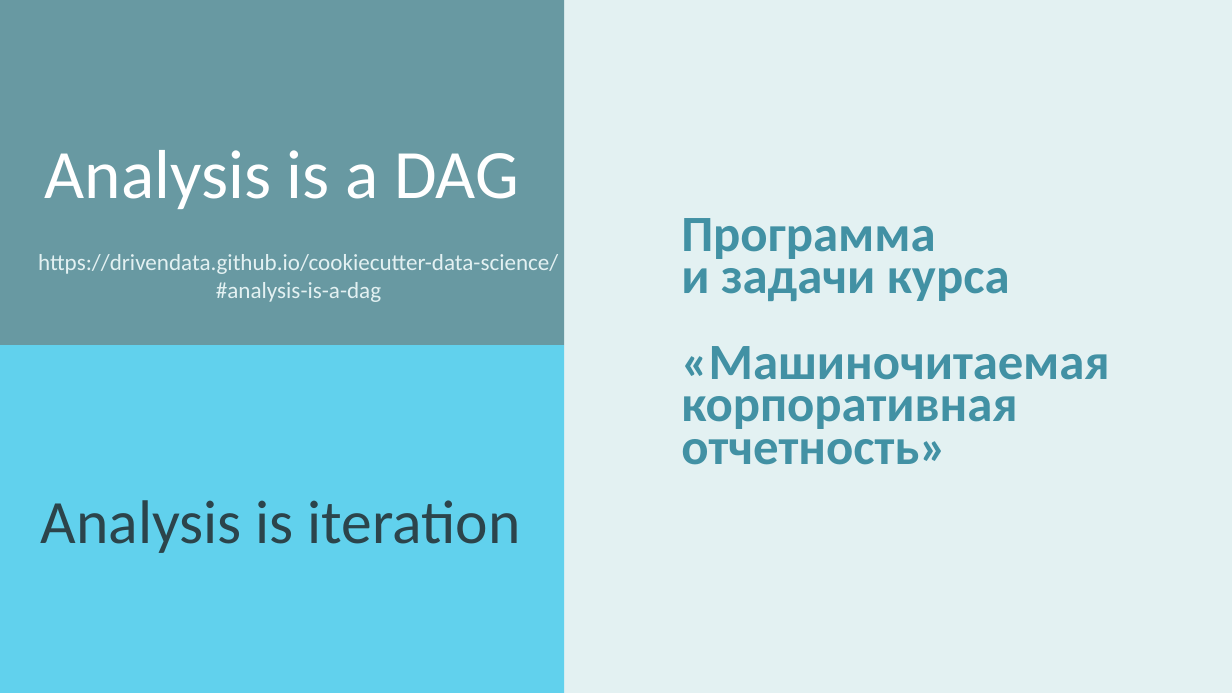
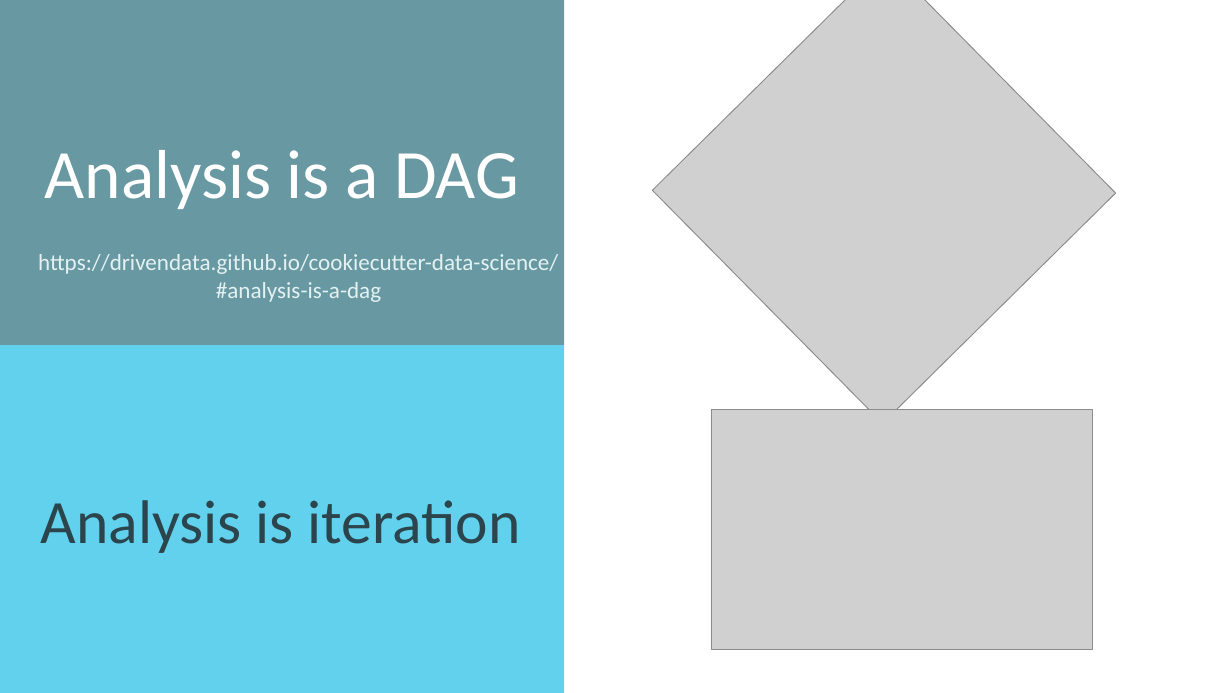
Before and after one commit to ru-corporate/teaching-2018, a slide deck: slide 12 of MRFS_course_outline.pptx (slide 1 before the commit). Drawn at 1232x693 pixels with LibreOffice and Linux fonts; fonts in the diff are those of the drawing; grey boxes stand for pictures. Boxes give left, top, right and bottom in pixels: in the first picture for what was removed or moved away, otherwise in the second. Text is boxed around its words. In the diff, an @@ line names an element or a change of style, - is before the commit and + after.

```diff
--- a/MRFS_course_outline.pptx
+++ b/MRFS_course_outline.pptx
@@ background #E3F1F2 to #FFFFFF @@
@@ picture added at bbox=[652, 0, 1116, 424] @@
@@ text removed at bbox=[681, 218, 1110, 465] @@
-Программа
-и задачи курса
-«Машиночитаемая корпоративная отчетность»
@@ picture added at bbox=[711, 410, 1092, 650] @@
```
Also in this commit, not shown: 6 other slides changed, 8 slides added, 2 slides removed.
